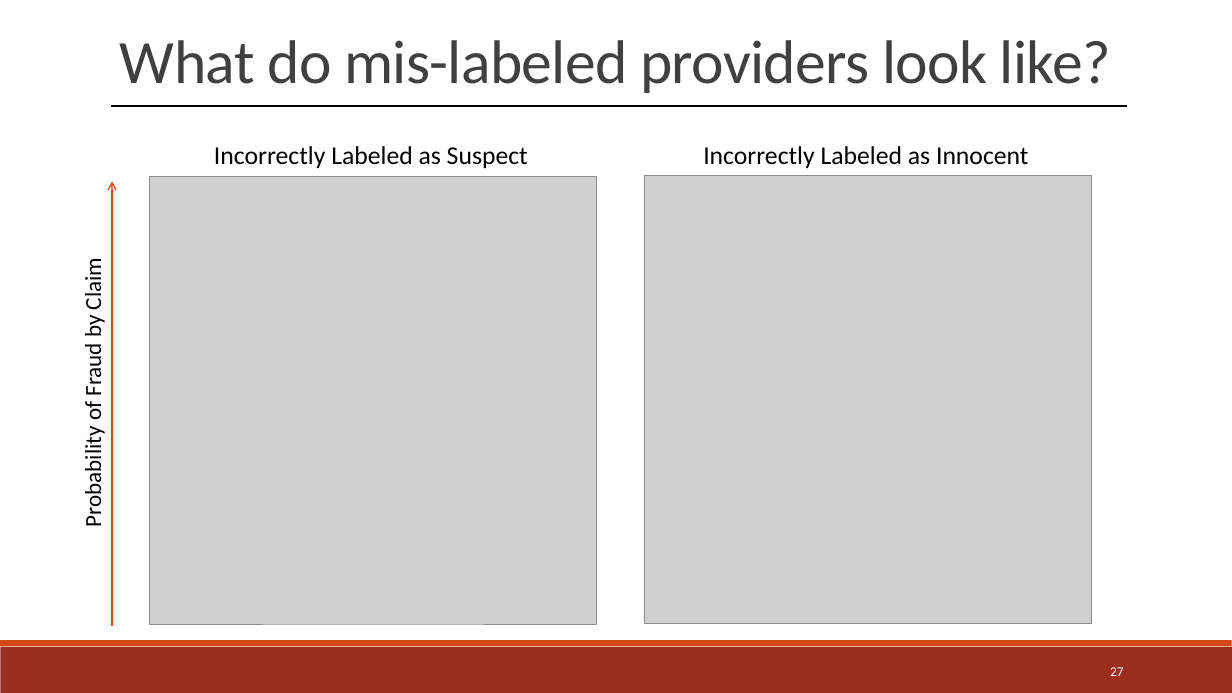
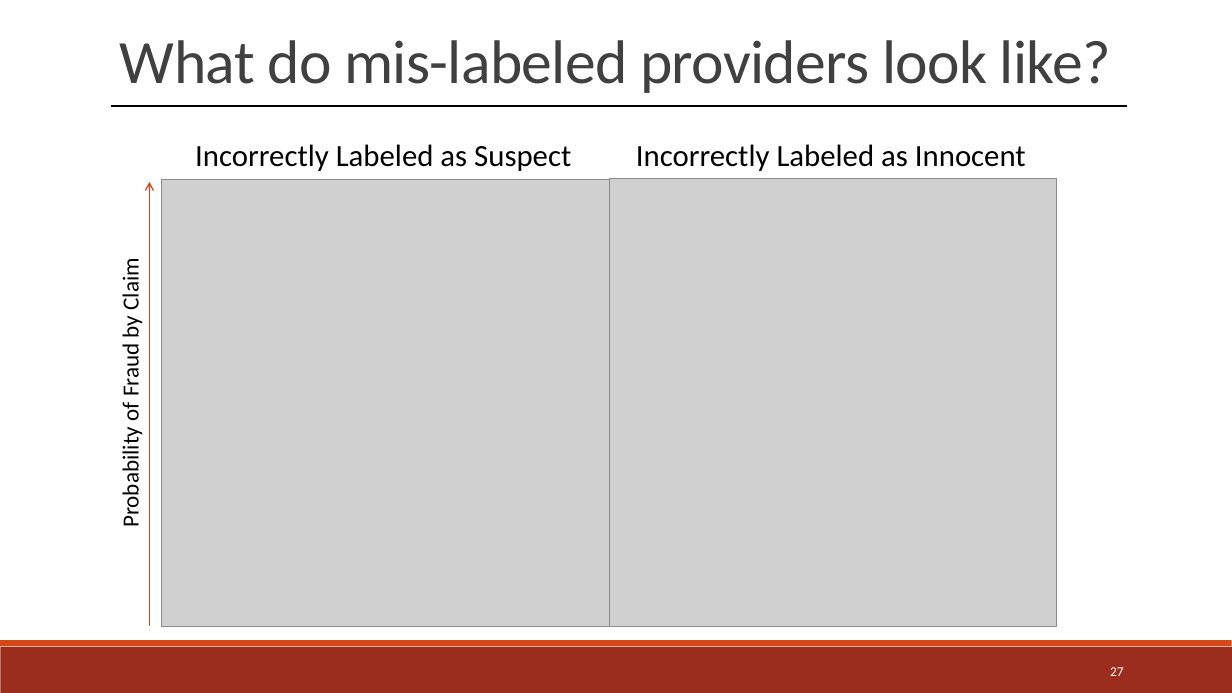
Before and after one commit to jwelch1123/healthcare_fraud_detection, a slide deck: slide 27 of Presentation.pptx. Drawn at 1232x693 pixels with LibreOffice and Linux fonts; fonts in the diff are those of the drawing; grey boxes stand for pictures. Boxes give left, top, right and bottom in pixels: in the first picture for what was removed or moved away, otherwise in the second. Text is boxed around its words. In the diff, an @@ line names an element or a change of style, - is before the commit and + after.

```diff
--- a/Presentation.pptx
+++ b/Presentation.pptx
@@ text "Incorrectly Labeled as Suspect": place and size @@
-text "Incorrectly Labeled as Suspect" at bbox=[214, 146, 528, 168]
+text "Incorrectly Labeled as Suspect" at bbox=[195, 144, 571, 171]
@@ text "Incorrectly Labeled as Suspect" at bbox=[195, 144, 571, 171]: size 20 to 24 pt @@
@@ text "Incorrectly Labeled as Innocent" at bbox=[636, 144, 1026, 171]: size 20 to 24 pt @@
@@ text "Incorrectly Labeled as Innocent": place and size @@
-text "Incorrectly Labeled as Innocent" at bbox=[703, 146, 1029, 168]
+text "Incorrectly Labeled as Innocent" at bbox=[636, 144, 1026, 171]
@@ picture: place and size @@
-picture at bbox=[149, 177, 596, 624]
+picture at bbox=[162, 179, 609, 627]
@@ picture: place and size @@
-picture at bbox=[644, 176, 1092, 623]
+picture at bbox=[609, 178, 1056, 626]
@@ arrow moved from (112, 181) - (112, 626) to (150, 182) - (150, 627) @@
@@ text "Probability of Fraud by Claim": place and size @@
-text "Probability of Fraud by Claim" at bbox=[79, 263, 107, 524]
+text "Probability of Fraud by Claim" at bbox=[117, 263, 145, 525]
```
Also in this commit, not shown: 5 other slides changed, 12 other files.
